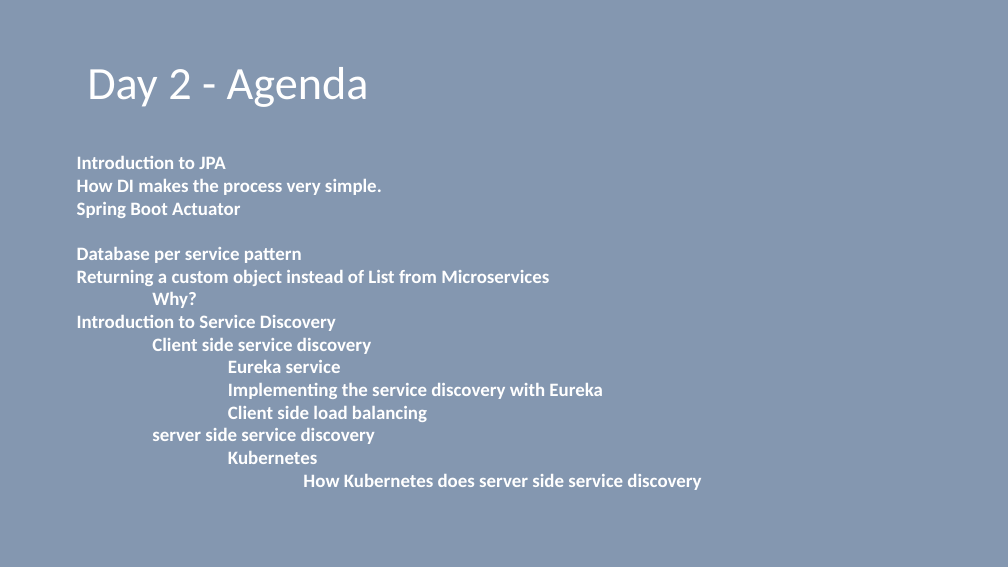
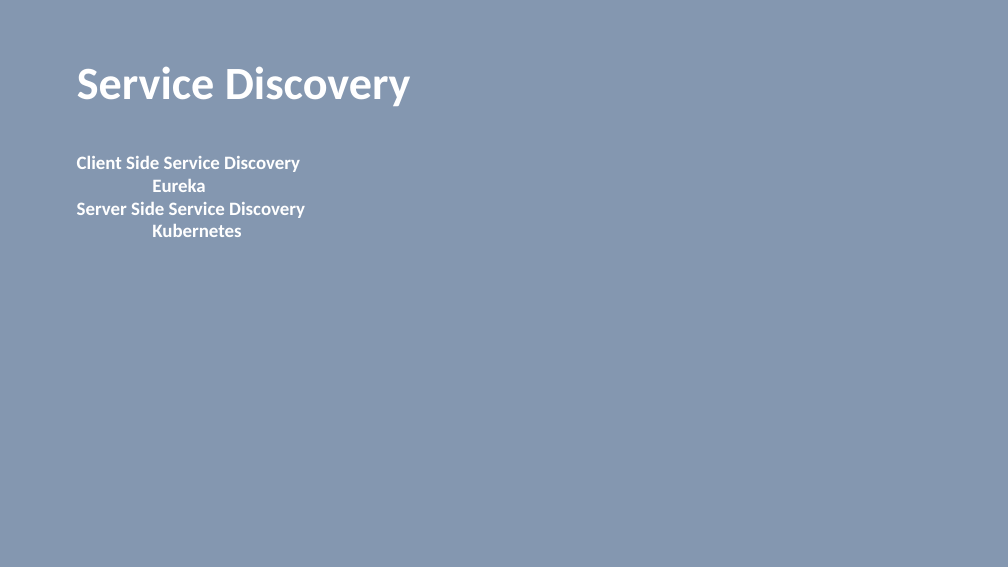
Before and after one commit to vilasvarghese/microservices, a slide deck: slide 3 of training/day3/Day3.pptx (slide 2 before the commit). Drawn at 1008x567 pixels with LibreOffice and Linux fonts; fonts in the diff are those of the drawing. Boxes give left, top, right and bottom in pixels: in the first picture for what was removed or moved away, otherwise in the second. Text is boxed around its words. In the diff, an @@ line names an element or a change of style, - is before the commit and + after.

```diff
--- a/training/day3/Day3.pptx
+++ b/training/day3/Day3.pptx
@@ title at box(77, 66, 411, 106): text changed; bold on @@
-Day 2 - Agenda
+Service Discovery
@@ text removed at box(77, 156, 701, 490) @@
-Introduction to JPA
-How DI makes the process very simple.
-Spring Boot Actuator
-Database per service pattern
-Returning a custom object instead of List from Microservices
-Why?
-Introduction to Service Discovery
-Client side service discovery
-Eureka service
-Implementing the service discovery with Eureka
-Client side load balancing
-server side service discovery
-Kubernetes
-How Kubernetes does server side service discovery
@@ text added at box(77, 156, 305, 237), 18 pt, text #FFFFFF, bold @@
+Client Side Service Discovery
+Eureka
+Server Side Service Discovery
+Kubernetes
```
Also in this commit, not shown: 1 other slide changed, 14 slides added, 4 other files.
